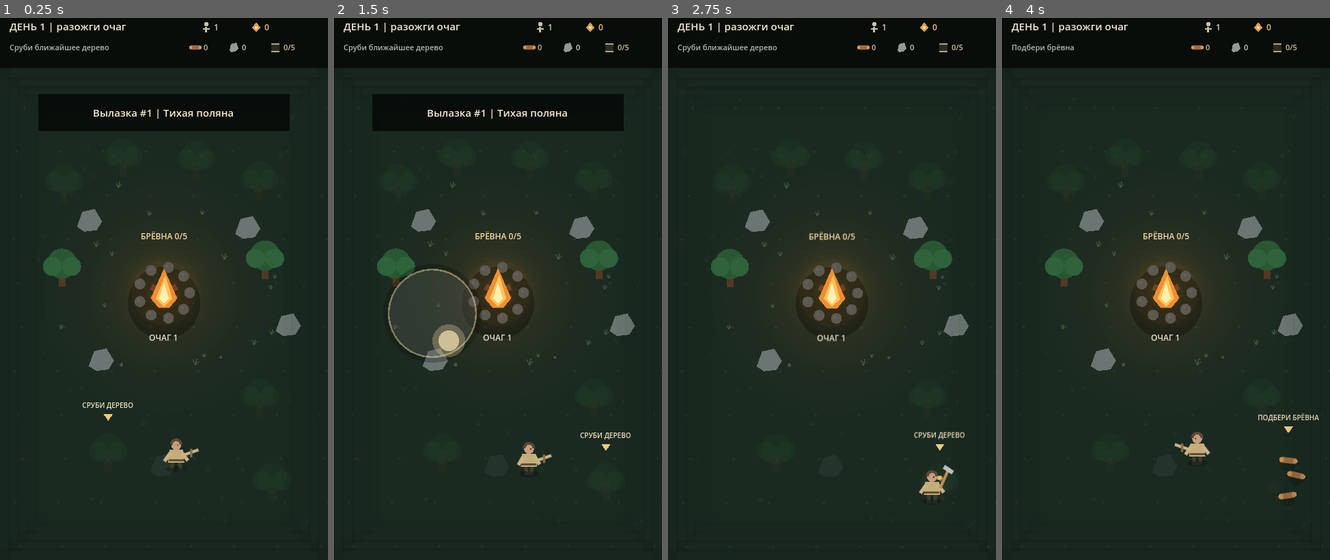
Above: before the commit, frames 1-4 (left to right).
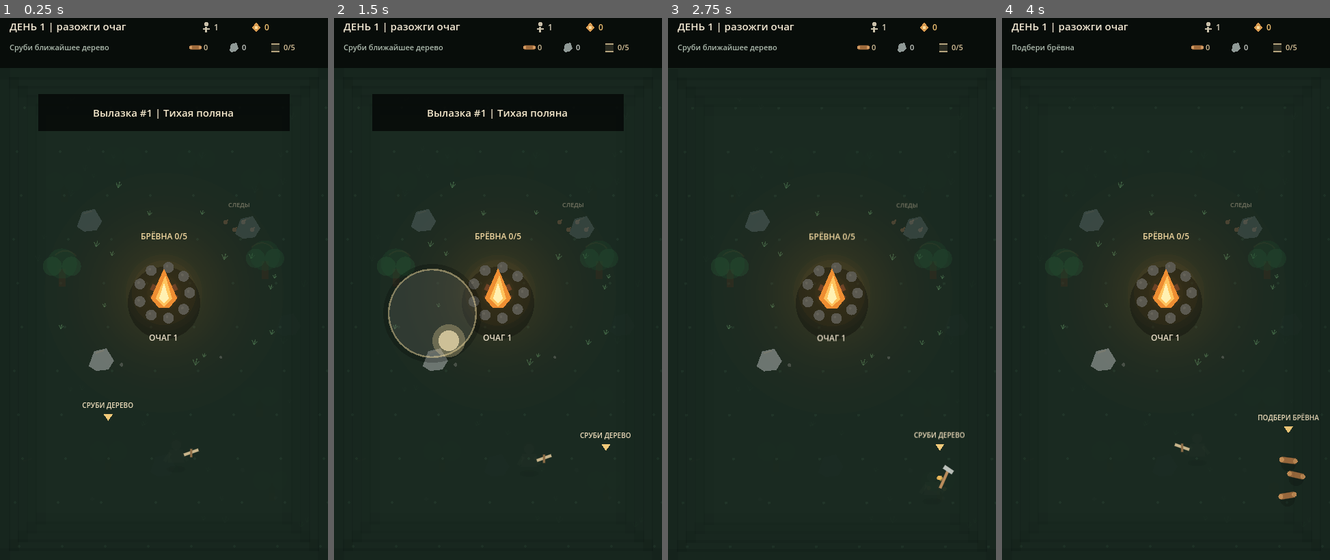
Above: after the commit, the same moments.

Repository: Yala4444/Last-Hearth
Game: Godot game, scene res://main.tscn
Two runs of this game, one before a commit and one after it. Both use one fixed random seed, a clock stepped at 60 frames per second and the inputs below.
Inputs (mouse positions are in pixels of both pictures, inside the frame that each line leads up to):
- Up to frame 1 (0.25 s): no input
- Up to frame 2 (1.5 s): tap Enter at 0.5 s; move the mouse to (570, 256) at 0.52 s; hold D 0.53-1.25 s; click (570, 256) at 0.67 s; tap Space at 1.25 s; drag from (432, 310) to (481, 397) at 1.27 s
- Up to frame 3 (2.75 s): move the mouse to (864, 164) at 2.02 s; hold D from 2.03 s (still down)
- Up to frame 4 (4 s): release D at 2.75 s; drag from (1149, 397) to (1067, 202) at 2.77 s; move the mouse to (1264, 370) at 3.52 s; hold A from 3.53 s (still down)

The runs differ from the first frame. In frame 1, 1.9% of the frame differs, in the area x 13-92%, y 34-84%; in frame 2, 1.9%; in frame 3, 1.9%, in the area x 13-92%, y 34-89%; in frame 4, 1.9%.

Commit message:
feat(v0.7): add directional fire lighting and stricter event reveal

Diff:
--- a/scripts/main.gd
+++ b/scripts/main.gd
@@ -1849,7 +1849,7 @@
 		var kind := String(item.get("kind", "grass"))
 		var scale := float(item.get("scale", 1.0))
 		var in_light := pos.distance_to(HEARTH_POS) <= light_radius + 18.0
-		var alpha := 0.64 if in_light else 0.10
+		var alpha := 0.64 if in_light else 0.035
 		if kind == "grass":
 			draw_line(pos, pos + Vector2(-3 * scale, -7 * scale), Color(0.27, 0.43, 0.29, alpha), 1.4)
 			draw_line(pos, pos + Vector2(2 * scale, -8 * scale), Color(0.29, 0.46, 0.31, alpha), 1.4)
@@ -1866,12 +1866,21 @@
 func _draw_world_events() -> void:
 	for event: Dictionary in events:
 		var pos: Vector2 = event["pos"]
-		var visible := pos.distance_to(HEARTH_POS) <= light_radius + 35.0
-		if not visible:
+		var visibility := _light_visibility(pos)
+		if visibility < 0.11:
 			continue
+
 		var kind := String(event.get("kind", ""))
 		var triggered := bool(event.get("triggered", false))
-		var alpha := 0.42 if triggered else 1.0
+
+		if visibility < 0.58 and not triggered:
+			# Unknown things stay unknown until the fire actually reaches them.
+			draw_circle(pos, 18.0, Color(0.06, 0.08, 0.075, 0.22 * visibility))
+			if kind in ["black_tree", "broken_watch"]:
+				draw_line(pos + Vector2(0, 15), pos + Vector2(0, -22), Color(0.08, 0.10, 0.09, 0.28 * visibility), 7.0)
+			continue
+
+		var alpha := (0.40 if triggered else 1.0) * visibility
 		match kind:
 			"wagon":
 				_draw_event_wagon(pos, alpha, triggered)
@@ -1883,6 +1892,19 @@
 				_draw_event_black_tree(pos, alpha, triggered)
 			"dead_camp":
 				_draw_event_dead_camp(pos, alpha, triggered)
+			"tracks":
+				_draw_event_tracks(pos, alpha, triggered)
+			"broken_watch":
+				_draw_event_broken_watch(pos, alpha, triggered)
+			"whisper":
+				_draw_event_whisper(pos, alpha, triggered)
+
+		if not triggered and kind != "black_tree":
+			var progress := clampf(float(event.get("progress", 0.0)) / maxf(0.01, float(event.get("required", 1.0))), 0.0, 1.0)
+			if progress > 0.01:
+				draw_arc(pos, 29.0, -PI * 0.5, -PI * 0.5 + TAU * progress, 30, Color(0.94, 0.76, 0.42, 0.85), 3.0)
+
+
 
 
 func _draw_event_wagon(pos: Vector2, alpha: float, triggered: bool) -> void:
@@ -1930,6 +1952,32 @@
 	draw_line(pos + Vector2(-12, 7), pos + Vector2(12, -7), Color(0.26, 0.18, 0.13, alpha), 4.0)
 	if not triggered:
 		draw_string(font, pos + Vector2(-62, -29), "ПОТУХШИЙ КОСТЁР", HORIZONTAL_ALIGNMENT_CENTER, 124, 9, Color(0.78, 0.73, 0.64, 0.80))
+
+
+func _draw_event_tracks(pos: Vector2, alpha: float, triggered: bool) -> void:
+	for i in range(4):
+		var p := pos + Vector2(-20 + float(i) * 13.0, -8 + float(i % 2) * 11.0)
+		draw_circle(p, 3.0, Color(0.38, 0.31, 0.23, alpha))
+		draw_circle(p + Vector2(3, -3), 1.5, Color(0.38, 0.31, 0.23, alpha))
+	if not triggered:
+		draw_string(font, pos + Vector2(-52, -30), "СЛЕДЫ", HORIZONTAL_ALIGNMENT_CENTER, 104, 9, Color(0.80, 0.74, 0.63, 0.76 * alpha))
+
+
+func _draw_event_broken_watch(pos: Vector2, alpha: float, triggered: bool) -> void:
+	draw_line(pos + Vector2(-13, 22), pos + Vector2(-8, -24), Color(0.35, 0.28, 0.20, alpha), 5.0)
+	draw_line(pos + Vector2(15, 22), pos + Vector2(6, -20), Color(0.35, 0.28, 0.20, alpha), 5.0)
+	draw_line(pos + Vector2(-16, -18), pos + Vector2(17, -10), Color(0.45, 0.35, 0.23, alpha), 5.0)
+	if not triggered:
+		draw_string(font, pos + Vector2(-62, -36), "СЛОМАННЫЙ ДОЗОР", HORIZONTAL_ALIGNMENT_CENTER, 124, 9, Color(0.80, 0.74, 0.63, 0.76 * alpha))
+
+
+func _draw_event_whisper(pos: Vector2, alpha: float, triggered: bool) -> void:
+	if triggered:
+		return
+	var pulse := 0.55 + sin(Time.get_ticks_msec() * 0.008) * 0.18
+	draw_circle(pos, 18.0, Color(0.55, 0.66, 0.58, 0.06 * alpha * pulse))
+	draw_circle(pos + Vector2(-4, -4), 1.5, Color(0.86, 0.75, 0.49, alpha * pulse))
+	draw_circle(pos + Vector2(4, -4), 1.5, Color(0.86, 0.75, 0.49, alpha * pulse))
 
 
 func _draw_revealed_landmarks() -> void:
@@ -2026,34 +2074,43 @@
 	var pos: Vector2 = node["pos"]
 	var alive := bool(node.get("alive", false))
 	var kind := String(node.get("kind", "tree"))
-	var in_light := pos.distance_to(HEARTH_POS) <= light_radius + 35.0
-	var alpha := 1.0 if in_light else 0.12
+	var visibility := _light_visibility(pos)
 
 	if kind == "tree":
+		var trunk := _lit_world_color(Color("#563822"), pos)
+		var crown := _lit_world_color(Color("#285233"), pos)
+		var crown_light := _lit_world_color(Color("#32633b"), pos)
 		if alive:
-			draw_rect(Rect2(pos + Vector2(-5, 8), Vector2(10, 26)), Color(0.33, 0.22, 0.14, alpha))
-			draw_circle(pos, 22.0, Color(0.16, 0.34, 0.20, alpha))
-			draw_circle(pos + Vector2(-14, 4), 14.0, Color(0.18, 0.39, 0.23, alpha))
-			draw_circle(pos + Vector2(14, 4), 14.0, Color(0.18, 0.39, 0.23, alpha))
+			draw_rect(Rect2(pos + Vector2(-5, 8), Vector2(10, 26)), trunk)
+			draw_circle(pos, 22.0, crown)
+			draw_circle(pos + Vector2(-14, 4), 14.0, crown_light)
+			draw_circle(pos + Vector2(14, 4), 14.0, crown_light)
+			if visibility > 0.35:
+				var toward_fire := (HEARTH_POS - pos).normalized()
+				draw_arc(pos + toward_fire * 5.0, 20.0, -2.4, -0.65, 12, Color(0.95, 0.64, 0.28, 0.12 * visibility), 2.0)
 		elif not bool(node.get("drop_spawned", true)):
 			var progress := 1.0 - clampf(float(node.get("fall_timer", 0.0)) / 0.34, 0.0, 1.0)
 			var fall_x := 14.0 + progress * 34.0
-			draw_line(pos + Vector2(0, 16), pos + Vector2(fall_x, -4 + progress * 18.0), Color(0.33, 0.22, 0.14, alpha), 9.0)
-			draw_circle(pos + Vector2(fall_x, -8 + progress * 18.0), 19.0, Color(0.16, 0.34, 0.20, alpha))
+			draw_line(pos + Vector2(0, 16), pos + Vector2(fall_x, -4 + progress * 18.0), trunk, 9.0)
+			draw_circle(pos + Vector2(fall_x, -8 + progress * 18.0), 19.0, crown)
 		else:
-			draw_circle(pos + Vector2(0, 14), 8.0, Color(0.30, 0.22, 0.16, alpha))
+			draw_circle(pos + Vector2(0, 14), 8.0, trunk)
 	else:
+		var stone := _lit_world_color(Color("#737c79"), pos)
+		var stone_dark := _lit_world_color(Color("#5e6764"), pos)
 		if alive:
 			var pts := PackedVector2Array([
 				pos + Vector2(-18, 10), pos + Vector2(-10, -12), pos + Vector2(8, -16),
 				pos + Vector2(19, 2), pos + Vector2(11, 15), pos + Vector2(-7, 17)
 			])
-			draw_colored_polygon(pts, Color(0.42, 0.46, 0.45, alpha))
+			draw_colored_polygon(pts, stone)
+			if visibility > 0.40:
+				draw_line(pos + Vector2(-8, -9), pos + Vector2(4, -13), Color(0.95, 0.72, 0.42, 0.10 * visibility), 2.0)
 		elif not bool(node.get("drop_spawned", true)):
-			draw_circle(pos + Vector2(-9, 2), 11.0, Color(0.42, 0.46, 0.45, alpha))
-			draw_circle(pos + Vector2(11, 6), 9.0, Color(0.38, 0.42, 0.41, alpha))
+			draw_circle(pos + Vector2(-9, 2), 11.0, stone)
+			draw_circle(pos + Vector2(11, 6), 9.0, stone_dark)
 		else:
-			draw_circle(pos, 7.0, Color(0.33, 0.36, 0.35, alpha))
+			draw_circle(pos, 7.0, stone_dark)
 
 
 func _draw_resource_pickup(pickup: Dictionary) -> void:
@@ -2230,45 +2287,50 @@
 	var moving_stride: float = sin(phase) * 4.0
 	var bob: float = absf(sin(phase * 0.5)) * 1.4
 	var base: Vector2 = pos + Vector2(0, -bob)
-	_draw_ellipse_custom(pos + Vector2(0, 18), Vector2(14, 5), Color(0.01, 0.02, 0.015, 0.30))
-
-	# Legs and boots.
-	draw_line(base + Vector2(-5, 8), base + Vector2(-7 + moving_stride, 19), Color("#403c34"), 4.0, true)
-	draw_line(base + Vector2(5, 8), base + Vector2(7 - moving_stride, 19), Color("#403c34"), 4.0, true)
-	draw_line(base + Vector2(-10 + moving_stride, 19), base + Vector2(-4 + moving_stride, 19), Color("#272824"), 4.0, true)
-	draw_line(base + Vector2(4 - moving_stride, 19), base + Vector2(10 - moving_stride, 19), Color("#272824"), 4.0, true)
-
-	# Torso / coat.
+	var visibility := _light_visibility(pos)
+	var lit_coat := _lit_world_color(coat, pos)
+	var skin := _lit_world_color(Color("#c69c7d"), pos)
+	var dark_leg := _lit_world_color(Color("#403c34"), pos)
+	_draw_ellipse_custom(pos + Vector2(0, 18), Vector2(14, 5), Color(0.01, 0.02, 0.015, 0.30 * maxf(0.2, visibility)))
+
+	draw_line(base + Vector2(-5, 8), base + Vector2(-7 + moving_stride, 19), dark_leg, 4.0, true)
+	draw_line(base + Vector2(5, 8), base + Vector2(7 - moving_stride, 19), dark_leg, 4.0, true)
+	draw_line(base + Vector2(-10 + moving_stride, 19), base + Vector2(-4 + moving_stride, 19), _lit_world_color(Color("#272824"), pos), 4.0, true)
+	draw_line(base + Vector2(4 - moving_stride, 19), base + Vector2(10 - moving_stride, 19), _lit_world_color(Color("#272824"), pos), 4.0, true)
+
 	var torso := PackedVector2Array([
 		base + Vector2(-10, -10), base + Vector2(10, -10),
 		base + Vector2(12, 9), base + Vector2(-12, 9)
 	])
-	draw_colored_polygon(torso, coat)
-	draw_rect(Rect2(base + Vector2(-11, 4), Vector2(22, 3)), Color(0.30, 0.24, 0.17, 0.85))
-
-	# Arms.
+	draw_colored_polygon(torso, lit_coat)
+	draw_rect(Rect2(base + Vector2(-11, 4), Vector2(22, 3)), _lit_world_color(Color("#5a4630"), pos))
+
 	var arm_sway := sin(phase + 1.2) * 3.0
-	draw_line(base + Vector2(-9, -5), base + Vector2(-14 - arm_sway, 6), coat.lightened(0.08), 4.0, true)
-	draw_line(base + Vector2(9, -5), base + Vector2(14 + arm_sway, 5), coat.lightened(0.08), 4.0, true)
-
-	# Head, hair/hood and a tiny face mark: these make units read as people at phone scale.
-	draw_circle(base + Vector2(0, -17), 7.2, Color("#c69c7d"))
-	draw_arc(base + Vector2(0, -18), 7.0, PI, TAU, 16, Color("#5b4737"), 4.0)
-	draw_circle(base + Vector2(2.5 * facing, -17), 0.9, Color("#342f28"))
+	draw_line(base + Vector2(-9, -5), base + Vector2(-14 - arm_sway, 6), lit_coat.lightened(0.06), 4.0, true)
+	draw_line(base + Vector2(9, -5), base + Vector2(14 + arm_sway, 5), lit_coat.lightened(0.06), 4.0, true)
+
+	draw_circle(base + Vector2(0, -17), 7.2, skin)
+	draw_arc(base + Vector2(0, -18), 7.0, PI, TAU, 16, _lit_world_color(Color("#5b4737"), pos), 4.0)
+	draw_circle(base + Vector2(2.5 * facing, -17), 0.9, _lit_world_color(Color("#342f28"), pos))
+
+	if visibility > 0.30:
+		var fire_dir := (HEARTH_POS - pos).normalized()
+		draw_line(base + fire_dir * 8.0 + Vector2(0, -5), base + fire_dir * 10.0 + Vector2(0, 7), Color(1.0, 0.67, 0.30, 0.20 * visibility), 2.2, true)
+		draw_circle(base + Vector2(0, -17) + fire_dir * 4.8, 2.2, Color(1.0, 0.73, 0.42, 0.18 * visibility))
 
 	if role == "hunter":
 		var hand := base + Vector2(13, 0)
-		draw_arc(hand + Vector2(7, -2), 9.0, -1.55, 1.55, 12, Color("#d1b989"), 2.0)
-		draw_line(hand + Vector2(7, -11), hand + Vector2(7, 7), Color("#b69a6c"), 1.5)
+		draw_arc(hand + Vector2(7, -2), 9.0, -1.55, 1.55, 12, _lit_world_color(Color("#d1b989"), pos), 2.0)
+		draw_line(hand + Vector2(7, -11), hand + Vector2(7, 7), _lit_world_color(Color("#b69a6c"), pos), 1.5)
 	elif role == "worker":
 		var work := 0.25 + sin(phase) * 0.45
 		var hand := base + Vector2(13, 0)
 		var tip := hand + Vector2(cos(-0.8 + work), sin(-0.8 + work)) * 20.0
-		draw_line(hand, tip, Color("#b2875b"), 3.0)
-		draw_rect(Rect2(tip + Vector2(-4, -4), Vector2(8, 6)), Color("#8d8c83"))
+		draw_line(hand, tip, _lit_world_color(Color("#b2875b"), pos), 3.0)
+		draw_rect(Rect2(tip + Vector2(-4, -4), Vector2(8, 6)), _lit_world_color(Color("#8d8c83"), pos))
 	elif role == "guard":
-		draw_line(base + Vector2(11, -1), base + Vector2(24, -13), Color("#c5c9c4"), 2.5)
-		draw_line(base + Vector2(19, -14), base + Vector2(26, -9), Color("#c5c9c4"), 2.0)
+		draw_line(base + Vector2(11, -1), base + Vector2(24, -13), _lit_world_color(Color("#c5c9c4"), pos), 2.5)
+		draw_line(base + Vector2(19, -14), base + Vector2(26, -9), _lit_world_color(Color("#c5c9c4"), pos), 2.0)
 
 
 func _draw_person(pos: Vector2, color: Color, phase: float) -> void:
@@ -2352,11 +2414,11 @@
 func _draw_workshop() -> void:
 	var pos := _workshop_pos()
 	_draw_ellipse_custom(pos + Vector2(0, 23), Vector2(38, 10), Color(0.01, 0.02, 0.015, 0.26))
-	draw_rect(Rect2(pos + Vector2(-31, -14), Vector2(62, 42)), Color("#5c4935"))
+	draw_rect(Rect2(pos + Vector2(-31, -14), Vector2(62, 42)), _lit_world_color(Color("#5c4935"), pos))
 	var roof := PackedVector2Array([
 		pos + Vector2(-38, -14), pos + Vector2(0, -43), pos + Vector2(38, -14)
 	])
-	draw_colored_polygon(roof, Color("#7b5f3c"))
+	draw_colored_polygon(roof, _lit_world_color(Color("#7b5f3c"), pos))
 	draw_rect(Rect2(pos + Vector2(-20, 4), Vector2(17, 13)), Color("#302d27"))
 	draw_line(pos + Vector2(12, 5), pos + Vector2(28, -7), Color("#c0a574"), 3.0)
 	draw_rect(Rect2(pos + Vector2(25, -11), Vector2(8, 7)), Color("#8f8c81"))
@@ -2366,9 +2428,9 @@
 func _draw_tower() -> void:
 	var pos := _tower_pos()
 	_draw_ellipse_custom(pos + Vector2(0, 22), Vector2(30, 9), Color(0.01, 0.02, 0.015, 0.25))
-	draw_line(pos + Vector2(-13, 25), pos + Vector2(-8, -38), Color("#604a31"), 7.0)
-	draw_line(pos + Vector2(13, 25), pos + Vector2(8, -38), Color("#604a31"), 7.0)
-	draw_rect(Rect2(pos + Vector2(-24, -48), Vector2(48, 17)), Color("#765939"))
+	draw_line(pos + Vector2(-13, 25), pos + Vector2(-8, -38), _lit_world_color(Color("#604a31"), pos), 7.0)
+	draw_line(pos + Vector2(13, 25), pos + Vector2(8, -38), _lit_world_color(Color("#604a31"), pos), 7.0)
+	draw_rect(Rect2(pos + Vector2(-24, -48), Vector2(48, 17)), _lit_world_color(Color("#765939"), pos))
 	draw_line(pos + Vector2(-18, -33), pos + Vector2(18, -33), Color("#8f7048"), 4.0)
 	draw_line(pos + Vector2(0, -44), pos + Vector2(25, -56), Color("#d5c49d"), 3.0)
 	draw_string(font, pos + Vector2(-48, 42), "ДОЗОР", HORIZONTAL_ALIGNMENT_CENTER, 96, 10, Color("#ded1b7"))
